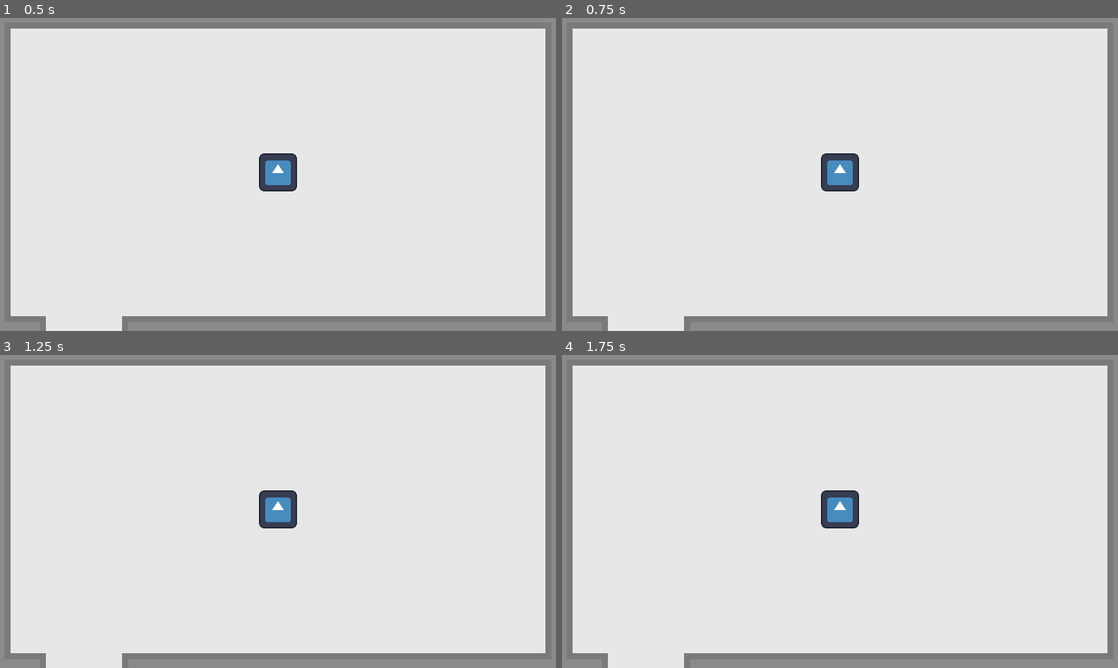
Above: before the commit, frames 1-4 (two rows, left to right).
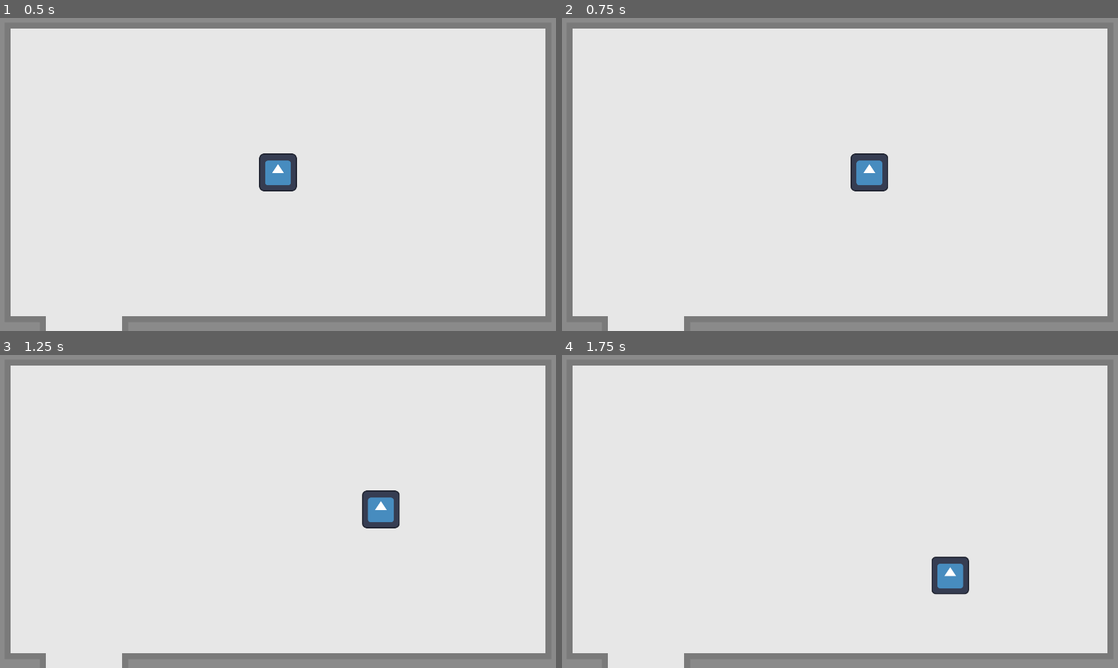
Above: after the commit, the same moments.

Repository: Zettexe/joms-game-jam-dvd
Game: Godot game, scene res://testscene.tscn
Same seed, same stepped clock (60 frames per second), same inputs: the game is played once before the commit and once after it. The engine's default icon, where the game draws it, is replaced by a stand-in: a white triangle on a blue panel in a dark square.
Inputs:
- Up to frame 1 (0.5 s): no input
- Up to frame 2 (0.75 s): tap Enter at 0.5 s; hold Right (move_right) from 0.53 s (still down); tap E (interact) at 0.6 s
- Up to frame 3 (1.25 s): keep holding Right (move_right)
- Up to frame 4 (1.75 s): release Right (move_right) at 1.28 s; hold Down (move_down) from 1.28 s (still down); tap E (interact) at 1.35 s

Frame 1 is identical in both runs. In frame 2, 1.3% of the frame differs, in the area x 46-59%, y 43-56%; in frame 3, 1.6%, in the area x 46-72%, y 43-56%; in frame 4, 1.6%.

Commit message:
Maybe I should test my code before pushing

Diff:
--- a/Player.gd
+++ b/Player.gd
@@ -22,7 +22,7 @@
 
 func _physics_process(delta):
 	var direction = Input.get_vector("move_left", "move_right", "move_up", "move_down")
-	if direction and lock_velocity:
+	if direction and not lock_velocity:
 		velocity = direction * SPEED
 	else:
 		velocity = velocity.move_toward(Vector2.ZERO, delta * SPEED * STOPPING_FACTOR)
